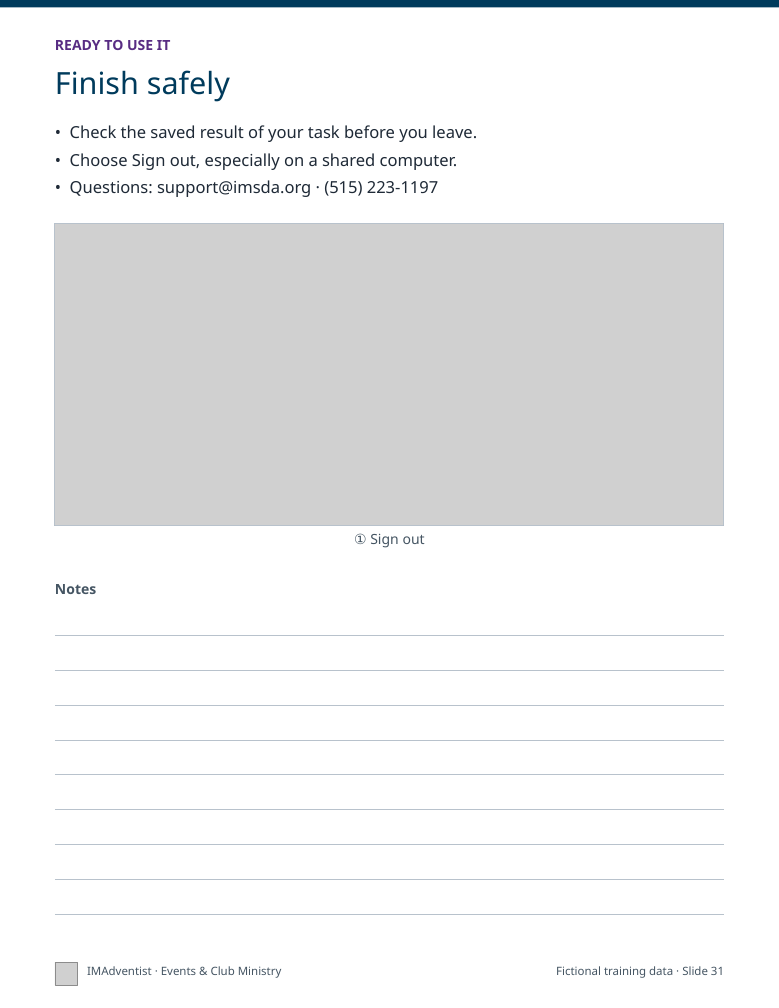
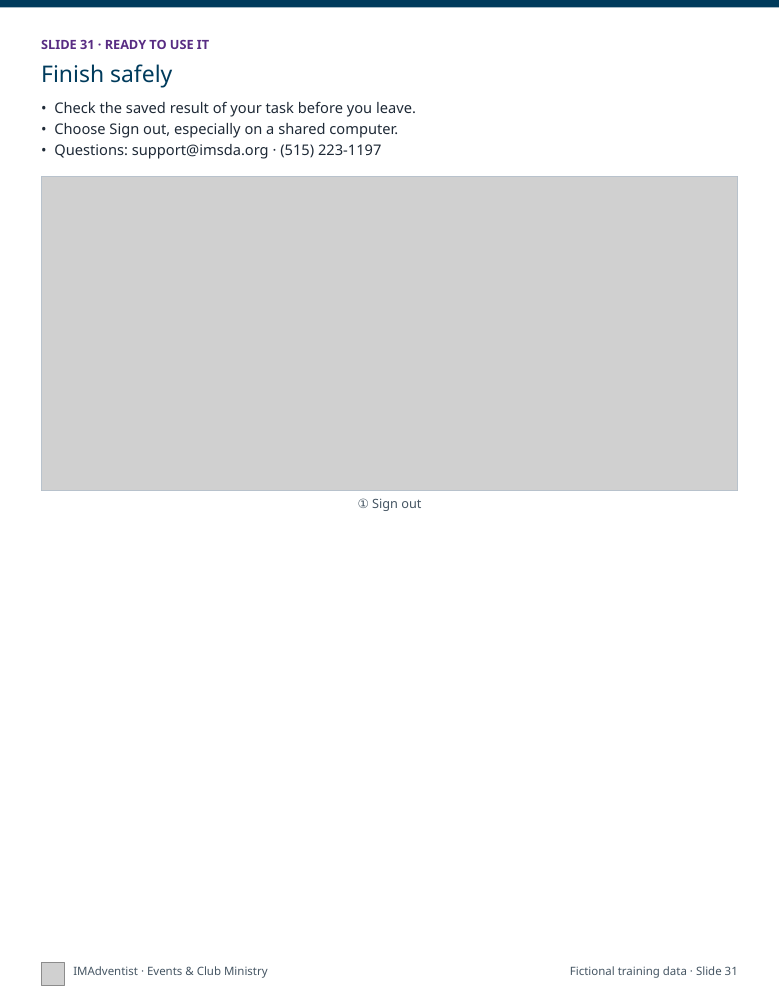
Before and after one commit to DurantTL/IMSDA-Events, a slide deck: slide 16 of docs/platform-documentation/2026-11-05/exports/IMAdventist-getting-started-print.pptx (slide 31 before the commit). Drawn at 779x1008 pixels with LibreOffice and Linux fonts; fonts in the diff are those of the drawing; grey boxes stand for pictures. Boxes give left, top, right and bottom in pixels: in the first picture for what was removed or moved away, otherwise in the second. Text is boxed around its words. In the diff, an @@ line names an element or a change of style, - is before the commit and + after.

```diff
--- a/docs/platform-documentation/2026-11-05/exports/IMAdventist-getting-started-print.pptx
+++ b/docs/platform-documentation/2026-11-05/exports/IMAdventist-getting-started-print.pptx
@@ text at (41,39,209,49): text changed; size 11 to 10 pt @@
-READY TO USE IT
+SLIDE 31 · READY TO USE IT
@@ text "Finish safely": place and size @@
-text "Finish safely" at (55,70,230,102)
+text "Finish safely" at (41,64,172,88)
@@ text "Finish safely" at (41,64,172,88): size 24 to 18 pt @@
@@ text "• Check the saved result ...": place and size @@
-text "• Check the saved result ..." at (70,125,477,197)
+text "• Check the saved result ..." at (54,102,416,159)
@@ text "• Check the saved result ..." at (54,102,416,159): size 13 to 11.5 pt; less space between paragraphs @@
@@ picture: place and size @@
-picture at (55,224,724,526)
+picture at (41,176,738,490)
@@ rectangle: place and size @@
-rectangle at (55,224,724,526)
+rectangle at (41,176,738,490)
@@ text "① Sign out": place and size @@
-text "① Sign out" at (354,533,425,548)
+text "① Sign out" at (358,498,421,511)
@@ text "① Sign out" at (358,498,421,511): size 11 to 10 pt @@
@@ text removed at (55,584,96,594) @@
-Notes
@@ line removed from (55, 635) to (724, 635) @@
@@ line removed from (55, 670) to (724, 670) @@
@@ line removed from (55, 705) to (724, 705) @@
@@ line removed from (55, 740) to (724, 740) @@
@@ line removed from (55, 774) to (724, 774) @@
@@ line removed from (55, 809) to (724, 809) @@
@@ line removed from (55, 844) to (724, 844) @@
@@ line removed from (55, 879) to (724, 879) @@
@@ line removed from (55, 914) to (724, 914) @@
@@ picture: place and size @@
-picture at (55,962,78,985)
+picture at (41,962,64,985)
@@ text "IMAdventist · Events & Club ...": place and size @@
-text "IMAdventist · Events & Club ..." at (87,966,282,978)
+text "IMAdventist · Events & Club ..." at (73,966,268,978)
@@ text "Fictional training data · Slide ...": place and size @@
-text "Fictional training data · Slide ..." at (556,966,724,978)
+text "Fictional training data · Slide ..." at (570,966,738,978)
```
Also in this commit, not shown: 15 other slides changed, 15 slides removed, 4 other files.
